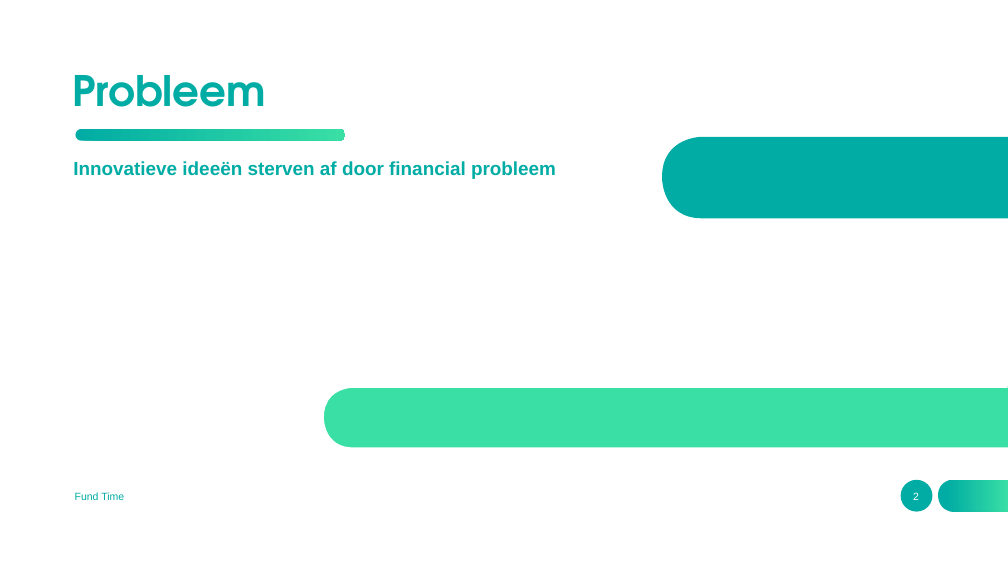
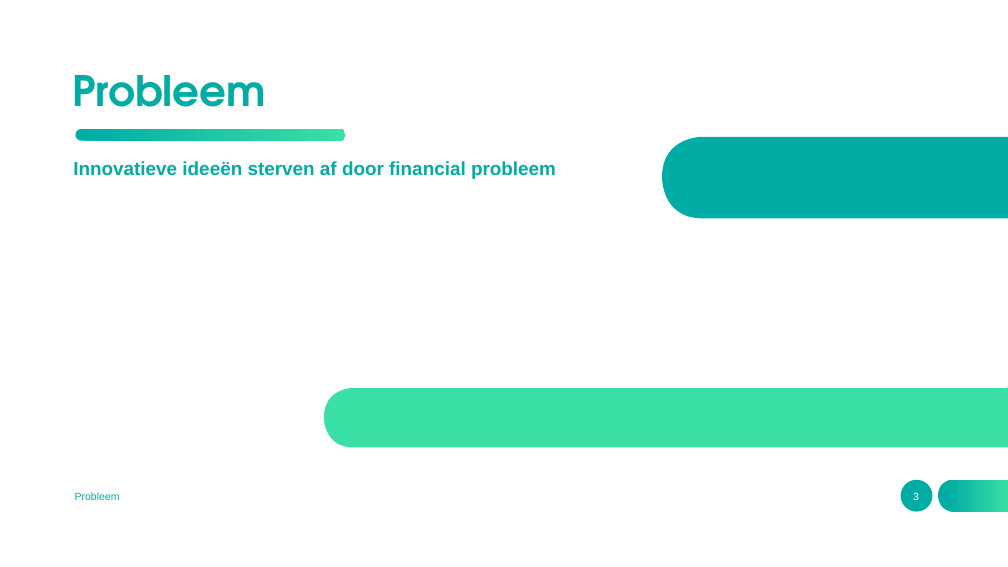
Before and after one commit to nawatend/fundtime, a slide deck: slide 3 of docs/Fund Time.pptx (slide 2 before the commit). Drawn at 1008x567 pixels with LibreOffice and Linux fonts; fonts in the diff are those of the drawing. Boxes give left, top, right and bottom in pixels: in the first picture for what was removed or moved away, otherwise in the second. Text is boxed around its words. In the diff, an @@ line names an element or a change of style, - is before the commit and + after.

```diff
--- a/docs/Fund Time.pptx
+++ b/docs/Fund Time.pptx
@@ text at (75, 492, 120, 500): text changed @@
-Fund Time
+Probleem
```
Also in this commit, not shown: 4 other slides changed, 8 slides added, 6 slides removed, 4 other files.
